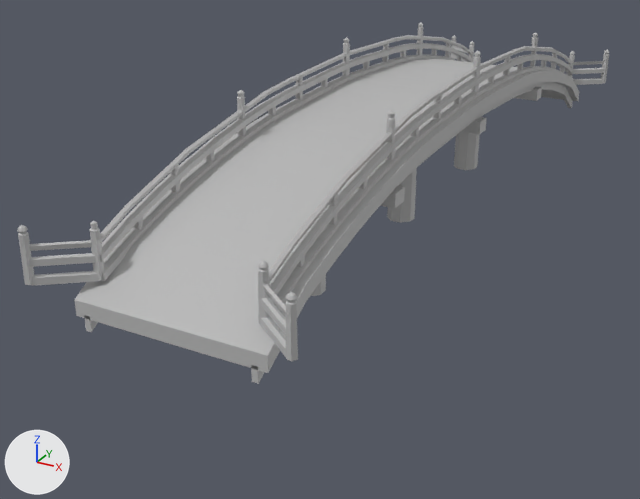
Renders of the FBX model ProjectMeteor/Assets/Models/Buildings/Mesh/Bridge.fbx from each side of a commit.
Rendered twice from a 50 mm lens placed at (0.118, -0.276, 0.095), pointed at (-0.024, -0.018, -0.034). Every picture has the same lights, and +X, +Y and +Z are marked at lower left. Where no turn or scale is listed for an object, it has been applied to the vertices. Vertices at the same position are counted once.

In view in the first picture: 'bridge'.
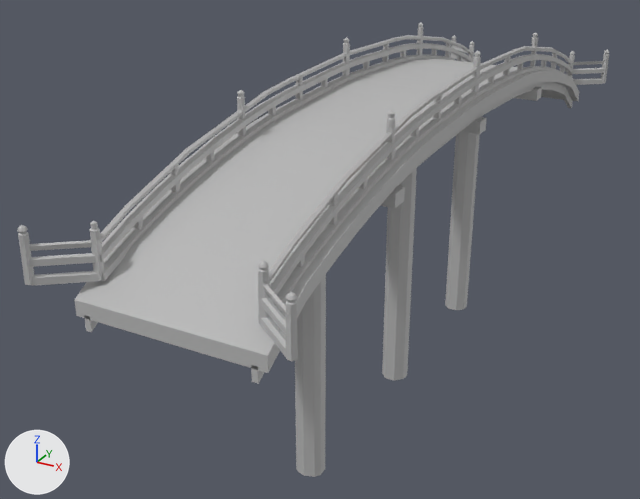
Patch to the scene script:
```diff
--- a/ProjectMeteor/Assets/Models/Buildings/Mesh/Bridge.fbx.py
+++ b/ProjectMeteor/Assets/Models/Buildings/Mesh/Bridge.fbx.py
@@ me_mesh @@
 me_mesh.from_pydata(...)  # 2438 vertices, 2311 faces; spans x -0.038..0.038, y -0.142..0.142, z -0.021..0.041
 # used by ob_bridge; location = (0.0, 0.0, -0.0025)
 # before: 294 (0.002, 0.004, -0.021), 295 (0.004, 0.002, -0.021) at pixel (414, 218), 296 (0.004, -0.002, -0.021) at pixel (410, 221), 297 (0.001, -0.004, -0.021) at pixel (400, 222), 298 (-0.003, -0.004, -0.021) at pixel (390, 220)
 # before: 299 (-0.005, -0.002, -0.021) at pixel (387, 217), 300 (-0.005, 0.002, -0.021), 301 (-0.002, 0.004, -0.021)
+# me_mesh part 1: all 9 vertices in x -0.005..0.004, y 0.062..0.071, z -0.021 are moved by (0.0, 0.0, -0.066)
+# me_mesh part 2: all 9 vertices in x -0.005..0.004, y -0.071..-0.062, z -0.021 are moved by (0.0, 0.0, -0.066)
+# me_mesh part 3
+for i in [*range(294, 302)]: me_mesh.vertices[i].co += Vector((0.0, 0.0, -0.066))
 me_mesh.materials.append(mat_lambert2)
```

Where the change shows, as pixel boxes (x1, y1, x2, y2) in the pictures (640 x 499 px; the box of a moved part takes in the faces that stretch with it):
'bridge', reshaped (26% taller)
    before: (17, 22, 609, 384)
    after: (17, 22, 609, 477)
part 1 of me_mesh, moved or reshaped
    before: (454, 132, 480, 170)
    after: (445, 132, 480, 310)
part 2 of me_mesh, moved or reshaped
    before: (311, 275, 326, 296)
    after: (295, 275, 326, 477)
part 3 of me_mesh, moved or reshaped
    before: (387, 168, 417, 223)
    after: (382, 168, 417, 381)
